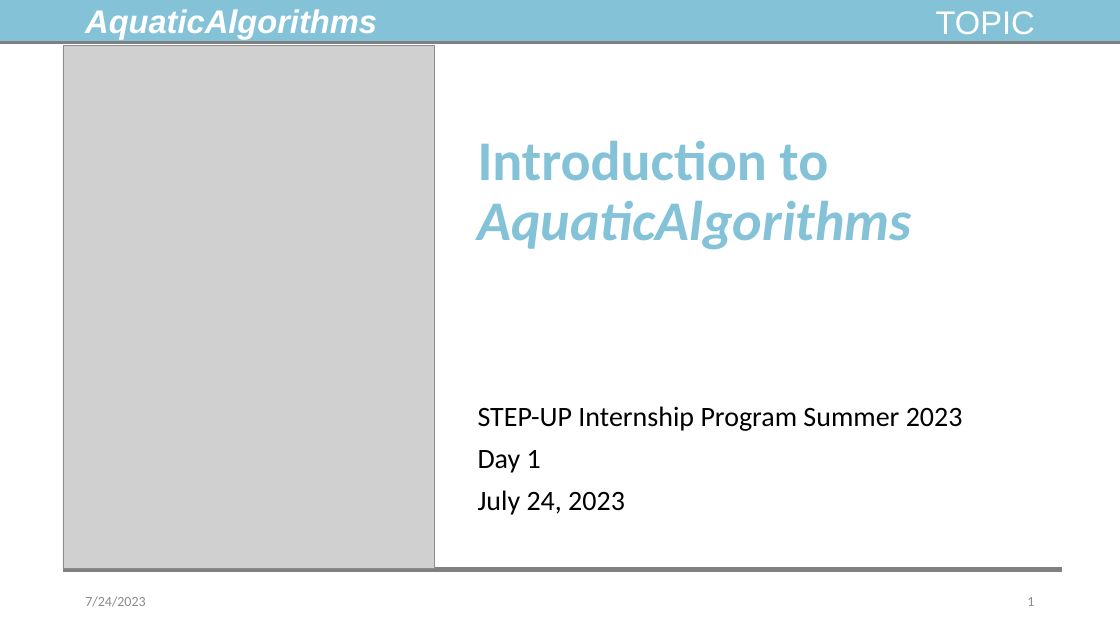
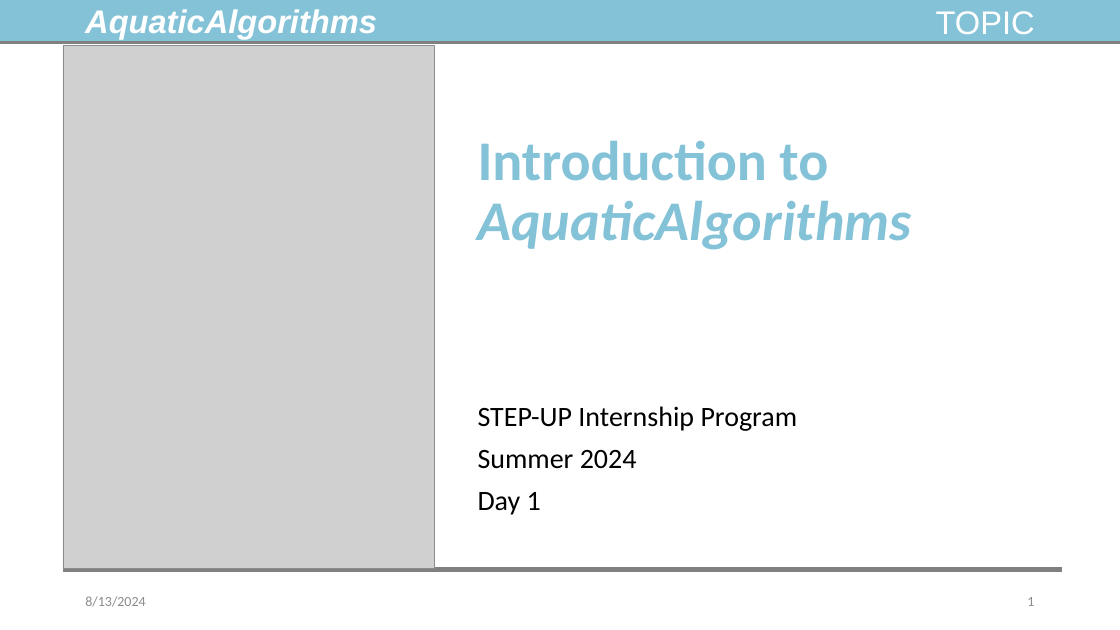
Before and after one commit to TrevorJA/AquaticAlgorithms, a slide deck: slide 1 of Presentations/L1_Introduction_to_Aquatic_Algorithms.pptx. Drawn at 1120x630 pixels with LibreOffice and Linux fonts; fonts in the diff are those of the drawing; grey boxes stand for pictures. Boxes give left, top, right and bottom in pixels: in the first picture for what was removed or moved away, otherwise in the second. Text is boxed around its words. In the diff, an @@ line names an element or a change of style, - is before the commit and + after.

```diff
--- a/Presentations/L1_Introduction_to_Aquatic_Algorithms.pptx
+++ b/Presentations/L1_Introduction_to_Aquatic_Algorithms.pptx
@@ subtitle at [478,406,798,469]: text changed @@
-STEP-UP Internship Program Summer 2023
+STEP-UP Internship Program
+Summer 2024
@@ subtitle at [478,490,625,515]: paragraph removed @@
-July 24, 2023
@@ text at [85,596,145,607]: text changed @@
-7/24/2023
+8/13/2024
```
Also in this commit, not shown: 19 other slides changed, 1 slide added, 4 other files.
